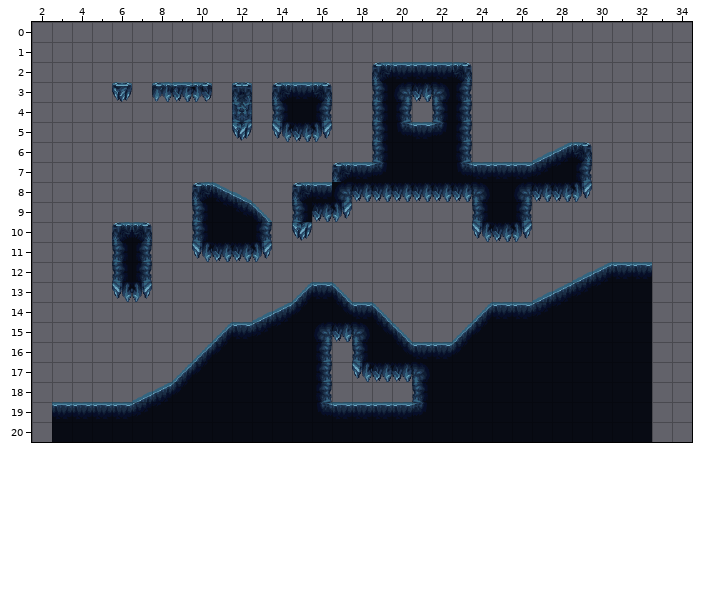
One commit to this Tiled map: Assets/TiledAutomappingDemo/TileMapDemo.tmx. Above is the file before it was changed.
Cells are 32x32 px. Shown: x 2..34, y 0..20. The old version is drawn lined up with the new one.
After the commit:
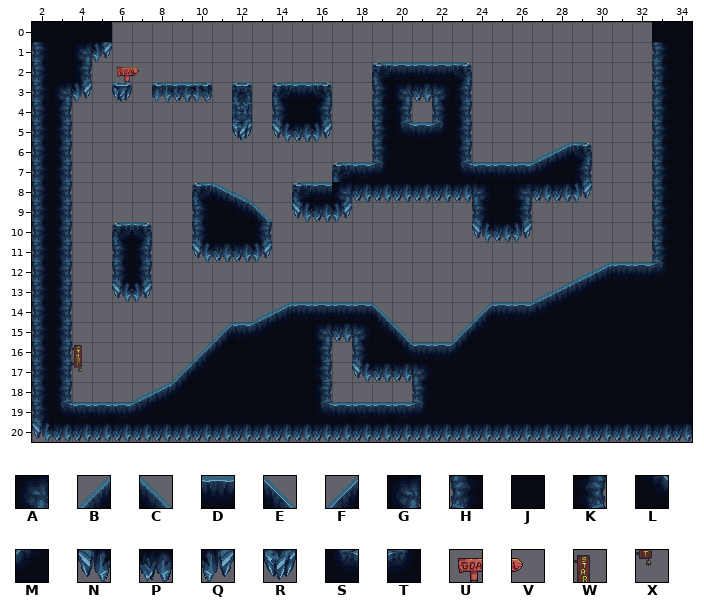
Key: from "BlockShapes": A 0, B 1, C 2; from "CaveTileset": D 1, E 6, F 7, G 8, H 11, J 12, K 13, L 17, M 18, N 22, P 23, Q 24, R 25, S 30, T 32; from "Terrain_and_Props": U 145, V 146, W 156, X 166.
_ is an empty cell, . an unchanged one.
See-through tiles are keyed as they look on the map.
Edits made:
map size 30x20 -> 35x22 cells (old content now starts at 3,1; both pictures use the new coordinates)
--- layer "Level"
@@ x 2..34 @@
- 1 _.__..........................._.
- 2 _._............................_.
- 3 ___............................_.
- 4 __............................._.
- 5 __............................._.
- 6 __............................._.
- 7 __............................._.
- 8 __............................._.
- 9 __............................._.
-10 __...........A................._.
-11 __............................._.
-12 __............................._.
-13 __...........BAC.................
-14 __...............................
-15 __...............................
-16 __...............................
-17 __...............................
-18 __...............................
-19 _................................
-20 _..............................__
+ 1 A.AA...........................A.
+ 2 A.A............................A.
+ 3 AAA............................A.
+ 4 AA.............................A.
+ 5 AA.............................A.
+ 6 AA.............................A.
+ 7 AA.............................A.
+ 8 AA.............................A.
+ 9 AA.............................A.
+10 AA..........._.................A.
+11 AA.............................A.
+12 AA.............................A.
+13 AA...........___.................
+14 AA...............................
+15 AA...............................
+16 AA...............................
+17 AA...............................
+18 AA...............................
+19 A................................
+20 A..............................AA
--- layer "out"
@@ x 2..34 @@
- 0 ____...........................__
- 1 ____...........................__
- 2 ___.__.........................__
- 3 ___............................__
- 4 __.............................__
- 5 __.............................__
- 6 __.............................__
- 7 __.............................__
- 8 __.............................__
- 9 __...........H.................__
-10 __...........R.................__
-11 __.............................__
-12 __.............................__
-13 __...........FDE...............__
-14 __...........MJL...............__
-15 __.............................__
-16 ___............................__
-17 ___............................__
-18 __.............................__
-19 _D.............................__
-20 _JJJJJJJJJJJJJJJJJJJJJJJJJJJJJJ__
+ 0 JJJJ...........................JJ
+ 1 HJGQ...........................HJ
+ 2 HJK.UV.........................HJ
+ 3 HGQ............................HJ
+ 4 HK.............................HJ
+ 5 HK.............................HJ
+ 6 HK.............................HJ
+ 7 HK.............................HJ
+ 8 HK.............................HJ
+ 9 HK...........N.................HJ
+10 HK..........._.................HJ
+11 HK.............................HJ
+12 HK.............................TJ
+13 HK...........___...............JJ
+14 HK...........DDD...............JJ
+15 HK.............................JJ
+16 HKW............................JJ
+17 HKX............................JJ
+18 HK.............................JJ
+19 HS.............................JJ
+20 NPPPPPPPPPPPPPPPPPPPPPPPPPPPPPPPP
Pixel boxes of the changes (left, top, right, bottom) in both pictures:
changed: (32, 22, 692, 442)
